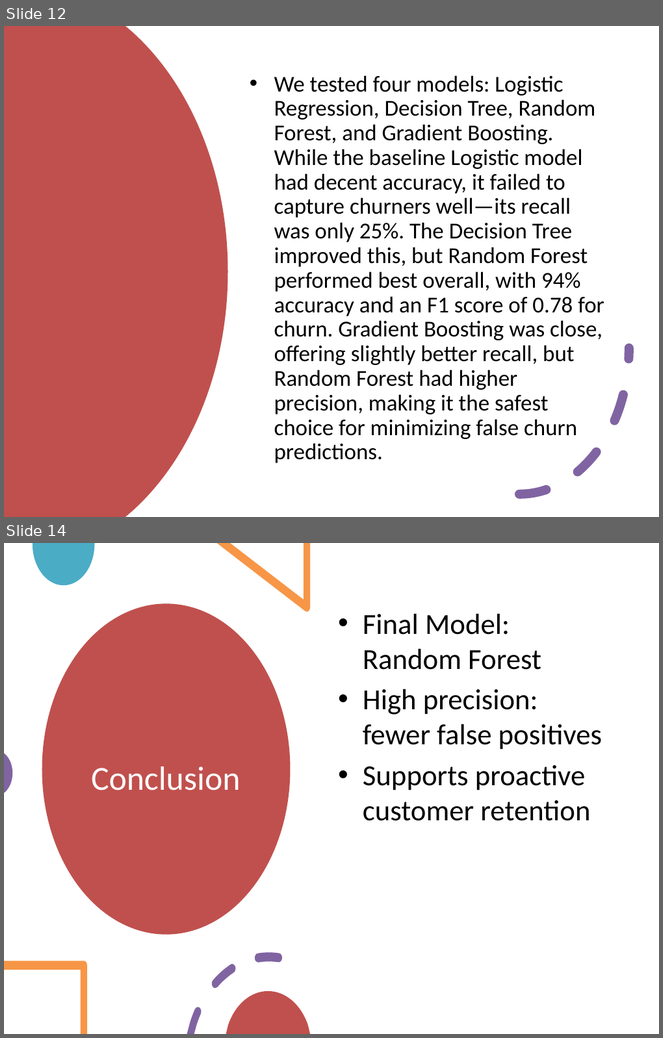
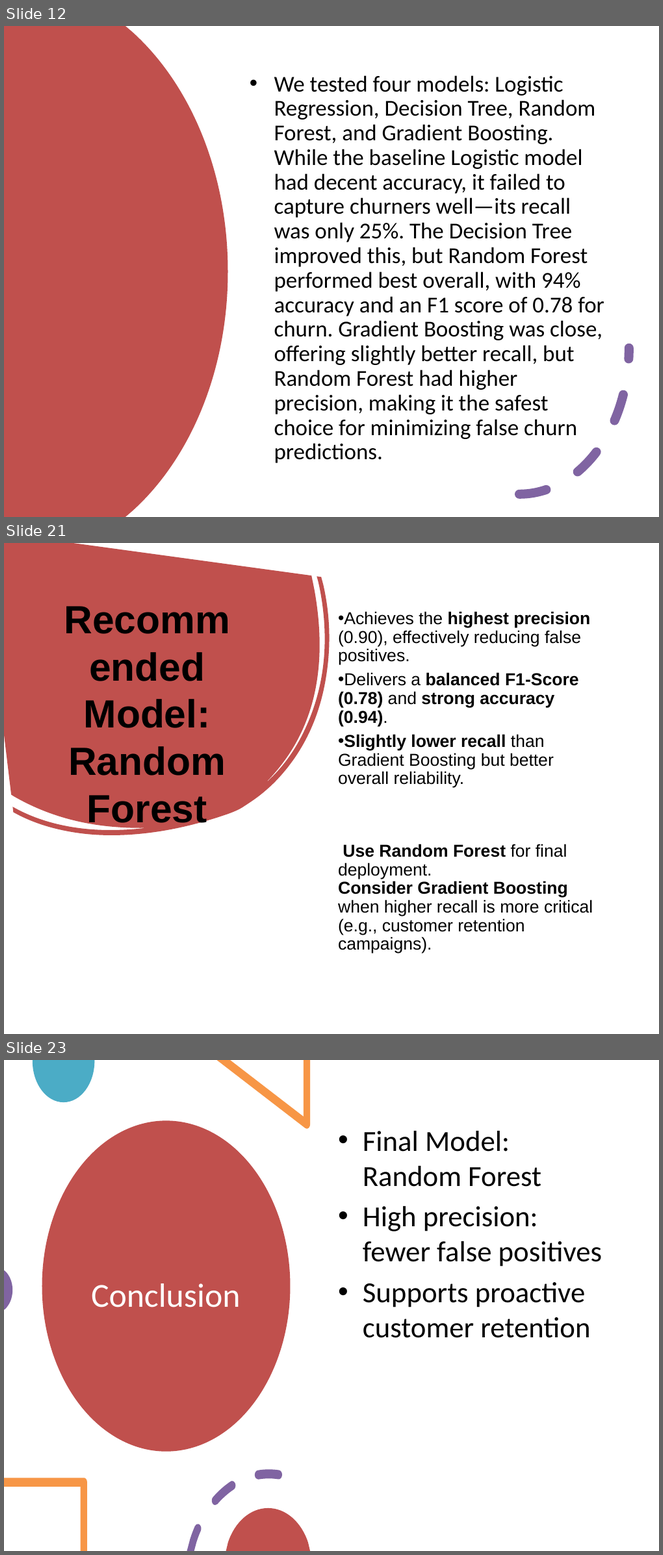
Before and after one commit to edwin659898/project-phase3-Edwin-, a slide deck: Telecom_Churn_Presentation.pptx. Shown one above the other, each under a label of ours: slides 12 and 14 before the commit, slides 12, 21 and 23 after it; the slides between them are not shown. The pictures are 663x1038 and 663x1555 pixels, drawn with LibreOffice and Linux fonts; fonts in the diff are those of the drawing. Boxes give left, top, right and bottom in pixels: in the first picture for what was removed or moved away, otherwise in the second. Text is boxed around its words. In the diff, an @@ line names an element or a change of style, - is before the commit and + after.

```diff
--- a/Telecom_Churn_Presentation.pptx
+++ b/Telecom_Churn_Presentation.pptx
@@ slide 21 added at <box>4,543,659,1034</box>, background #FFFFFF @@
@@ freeform shape added at <box>4,543,403,912</box>, fill #C0504D @@
@@ text added at <box>338,611,593,954</box>, 19 pt, text #000000 @@
+• Achieves the highest precision (0.90), effectively reducing false positives.
+• Delivers a balanced F1-Score (0.78) and strong accuracy (0.94).
+• Slightly lower recall than Gradient Boosting but better overall reliability.
+Use Random Forest for final deployment.
+Consider Gradient Boosting when higher recall is more critical (e.g., customer retention campaigns).
@@ title added at <box>68,699,226,829</box>, 43.2 pt, text #000000, bold @@
+Recommended Model: Random Forest
@@ what was slide 14 is now slide 23 @@
```
Also in this commit, not shown: 8 other slides added, 1 other file.
